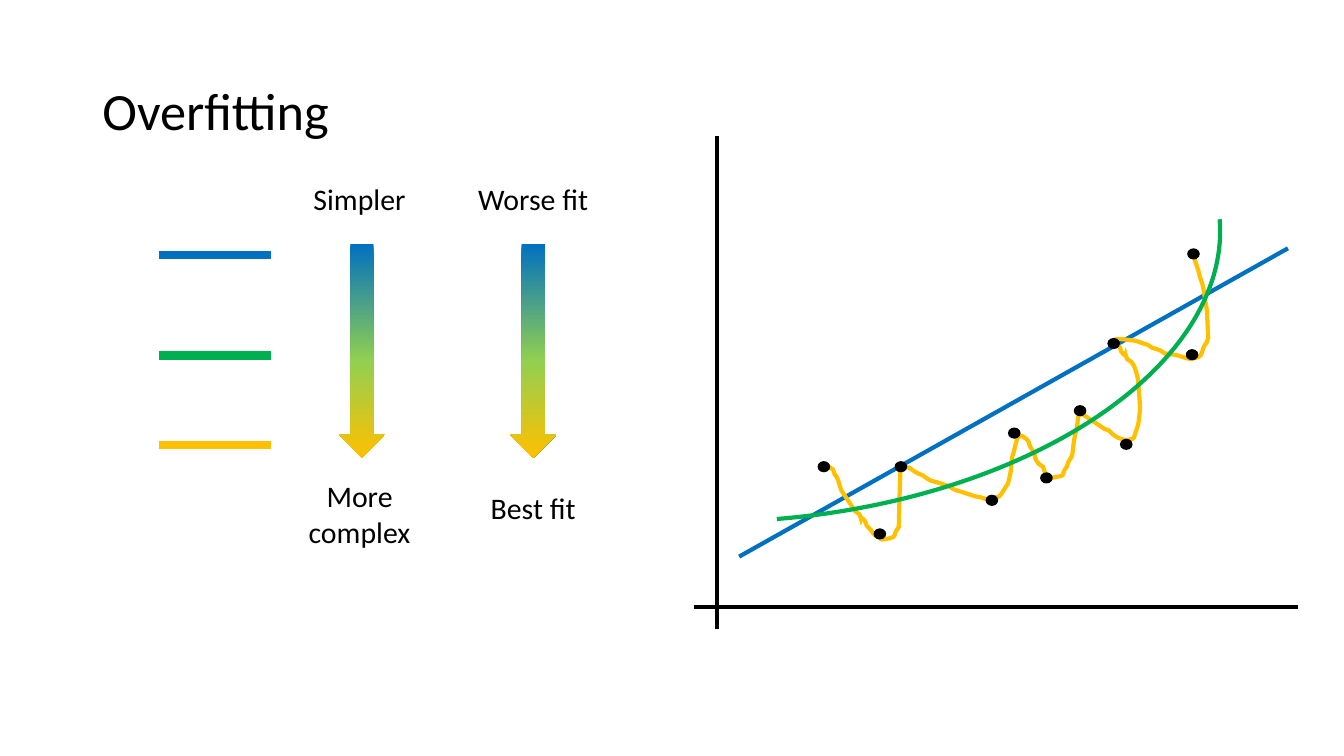
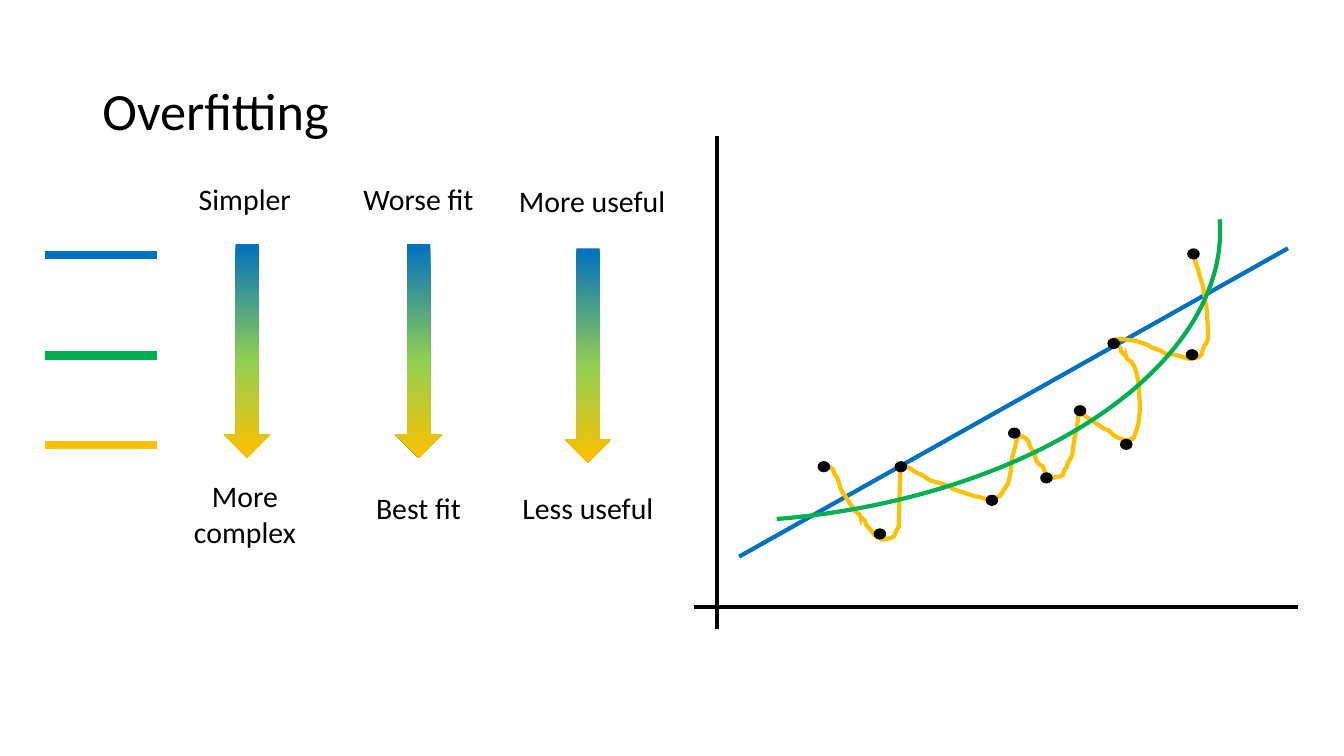
Before and after one commit to annamtucker/ssa-200, a slide deck: slide 17 of static/lectures/SSA_Lecture3_Occupancy_Data.pptx. Drawn at 1344x756 pixels with LibreOffice and Linux fonts; fonts in the diff are those of the drawing; background and template pictures are left out. Boxes give left, top, right and bottom in pixels: in the first picture for what was removed or moved away, otherwise in the second. Text is boxed around its words. In the diff, an @@ line names an element or a change of style, - is before the commit and + after.

```diff
--- a/static/lectures/SSA_Lecture3_Occupancy_Data.pptx
+++ b/static/lectures/SSA_Lecture3_Occupancy_Data.pptx
@@ text added at (519,191,666,213), 21.3 pt, text #000000 @@
+More useful
@@ down arrow added at (565,249,611,463), fill gradient #0070C0 to #92D050 to #FFC000 @@
@@ 4 texts, 3 lines, 2 down arrows: place and size @@
-4 texts, 3 lines, 2 down arrows at (159,189,588,548)
+4 texts, 3 lines, 2 down arrows at (44,189,474,548)
@@ text added at (522,498,654,520), 21.3 pt, text #000000 @@
+Less useful
```
Also in this commit, not shown: 6 other slides changed, 16 other files.
